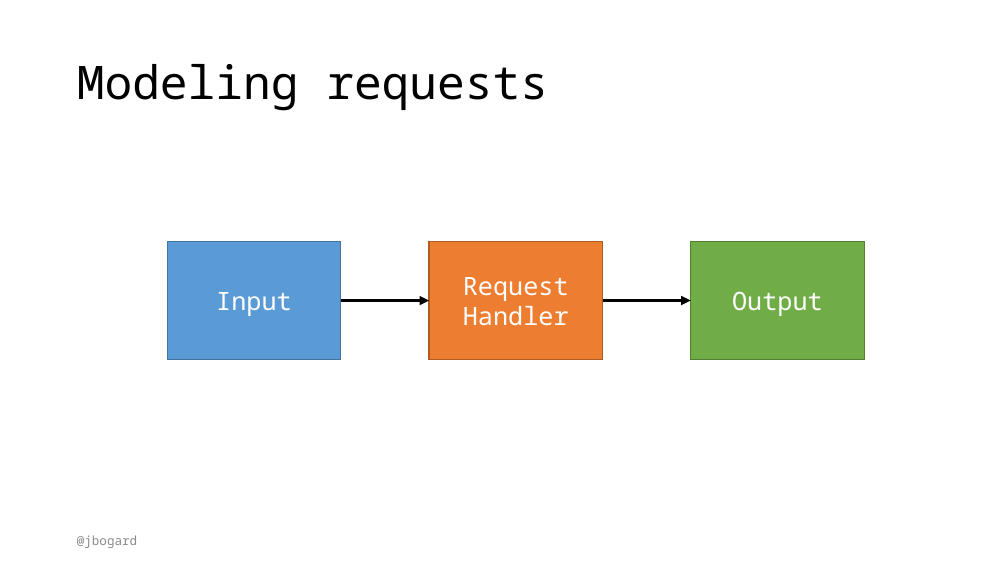
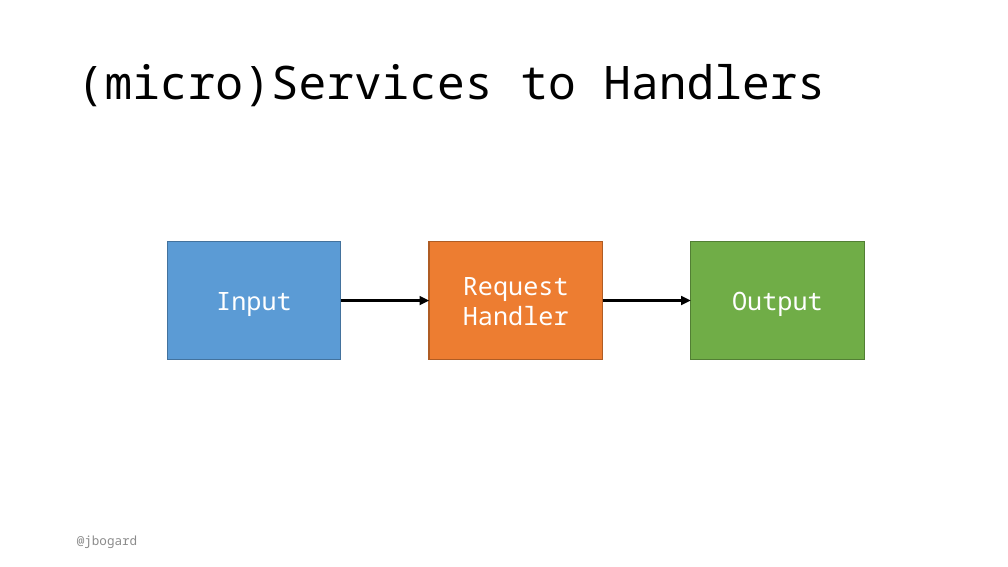
Before and after one commit to jbogard/presentations, a slide deck: slide 10 of DDDWithVSA/DDDWithVSA.pptx (slide 9 before the commit). Drawn at 1008x567 pixels with LibreOffice and Linux fonts; fonts in the diff are those of the drawing. Boxes give left, top, right and bottom in pixels: in the first picture for what was removed or moved away, otherwise in the second. Text is boxed around its words. In the diff, an @@ line names an element or a change of style, - is before the commit and + after.

```diff
--- a/DDDWithVSA/DDDWithVSA.pptx
+++ b/DDDWithVSA/DDDWithVSA.pptx
@@ title at bbox=[77, 64, 825, 107]: text changed @@
-Modeling requests
+(micro)Services to Handlers
```
Also in this commit, not shown: 3 other slides changed, 2 other files.
